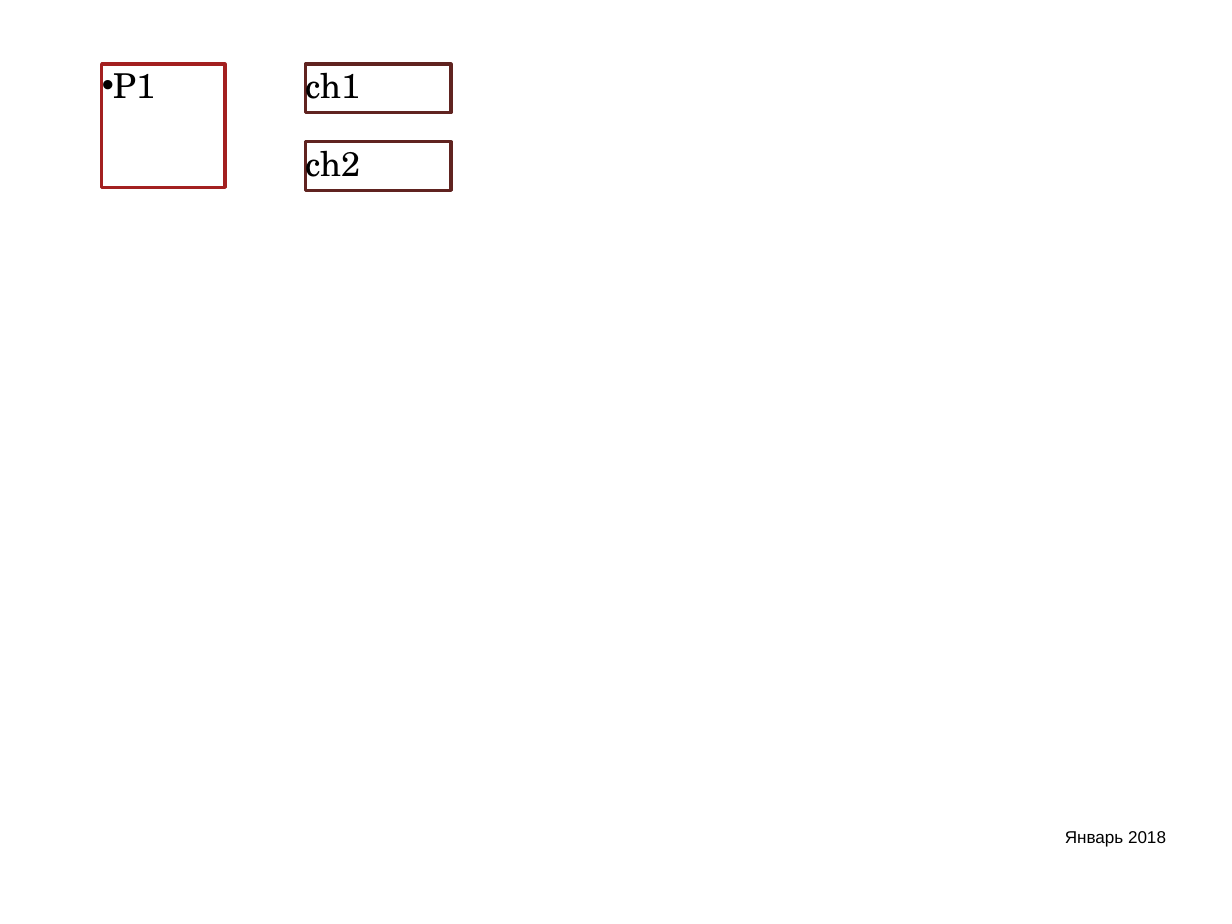
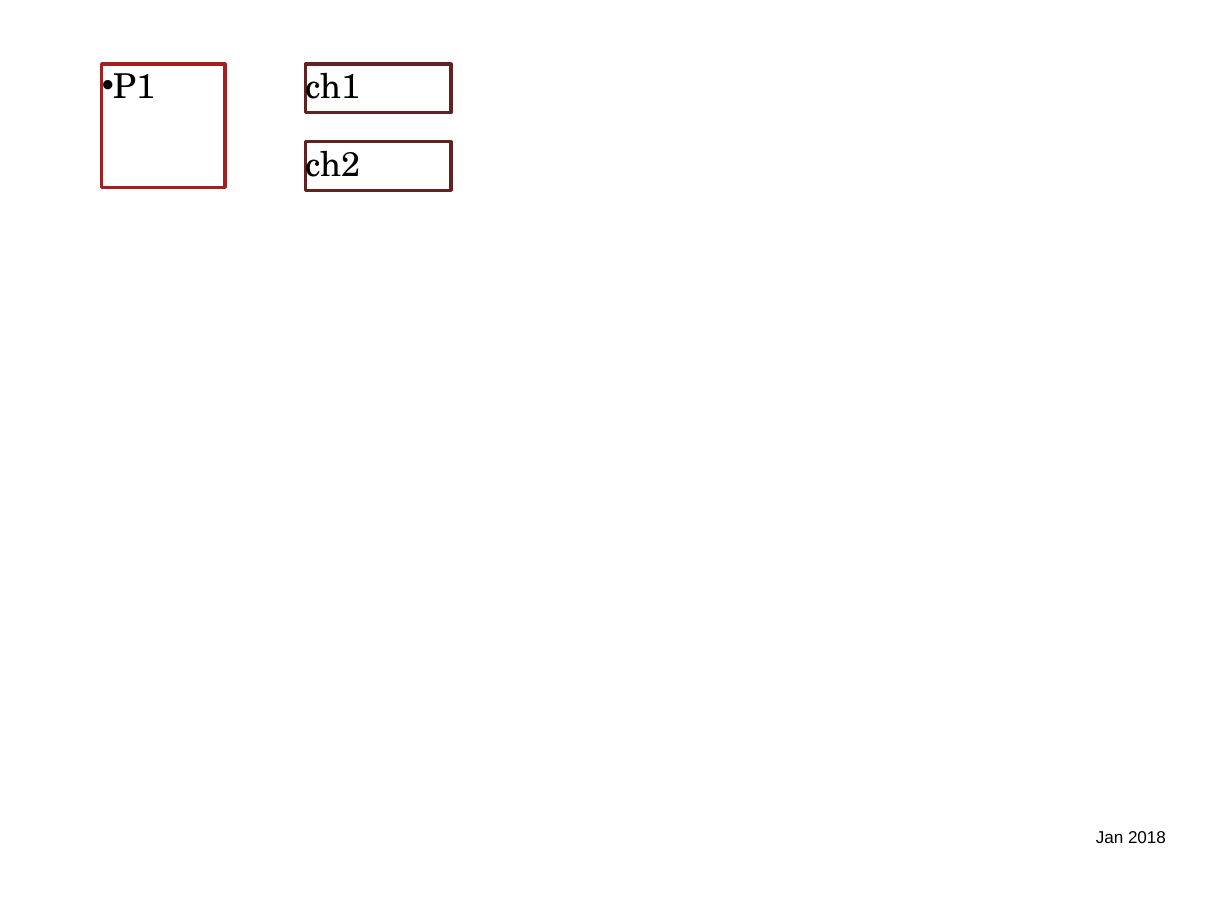
Before and after one commit to ShapeCrawler/ShapeCrawler, a slide deck: slide 1 of ShapeCrawler.Tests.Unit/Resource/011_dt.pptx. Drawn at 1232x924 pixels with LibreOffice and Linux fonts; fonts in the diff are those of the drawing. Boxes give left, top, right and bottom in pixels: in the first picture for what was removed or moved away, otherwise in the second. Text is boxed around its words. In the diff, an @@ line names an element or a change of style, - is before the commit and + after.

```diff
--- a/ShapeCrawler.Tests.Unit/Resource/011_dt.pptx
+++ b/ShapeCrawler.Tests.Unit/Resource/011_dt.pptx
@@ text at (1096,831,1166,843): text changed @@
-Январь 2018
+Jan 2018
```
Also in this commit, not shown: 7 other files.
